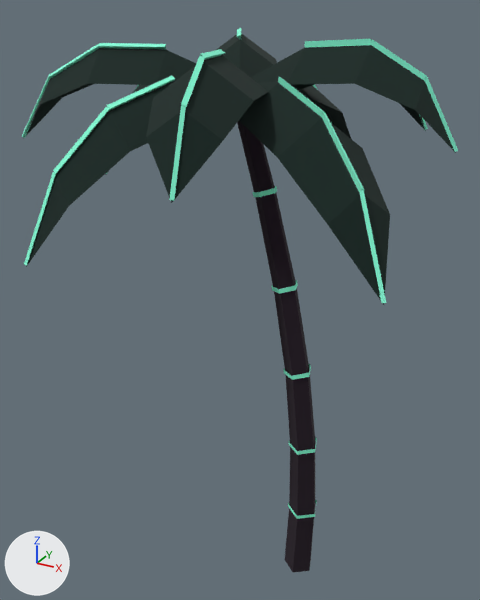
One commit to the glTF model models/palm.glb: the scene before it, then after it.
One viewpoint serves both versions: a camera (50 mm lens) standing at (3.5, -8.58, 9.24) and looking at (-1.3, 0.15, 4.87). The axes (+X, +Y, +Z) are drawn at lower left. The lights are the same throughout. The older version comes first.

Before the edit, the objects in view are built like this:
```python
mat_trim = principled_material('trim')
mat_trim.base_color = (0.25, 1.0, 0.7)  # green #89ffda
mat_trim.roughness = 1.0
me_mesh = bpy.data.meshes.new('mesh')
me_mesh.from_pydata(...)  # 381 vertices, 404 faces; spans x -4.36..1.9, y -3.27..3.25, z -0.02..8.96
# faces by material slot: [66, 126, 212]
me_mesh.materials.append(mat_trunk)  # black #221422
me_mesh.materials.append(mat_frond)  # black #0a221d
me_mesh.materials.append(mat_trim)  # green #89ffda
ob_root = bpy.data.objects.new('root', me_mesh)
ob_root.location = (0.0, 0.0, 0.0)
```
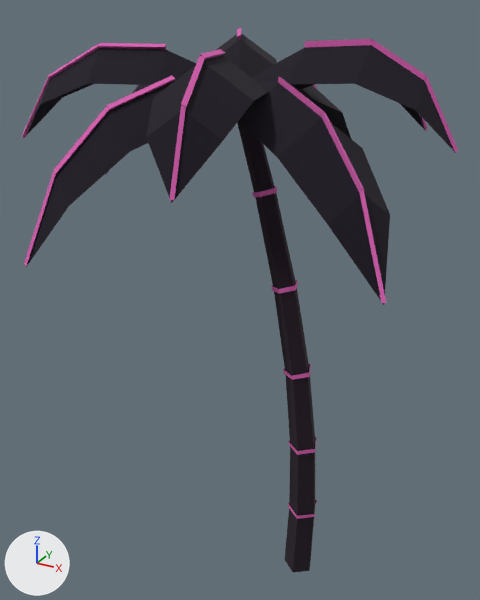
Patch to the scene script:
```diff
--- a/models/palm.glb.py
+++ b/models/palm.glb.py
@@ mat_trim @@
 mat_trim = principled_material('trim')
-mat_trim.base_color = (0.25, 1.0, 0.7)  # green #89ffda
+mat_trim.base_color = (0.7, 0.12, 0.45)  # pink #da61b3
 mat_trim.roughness = 1.0
```

Pixel boxes [x1, y1, x2, y2] of what changed, in the pictures (480 x 600 px):
'root', recoloured
    both: [22, 28, 458, 522]
